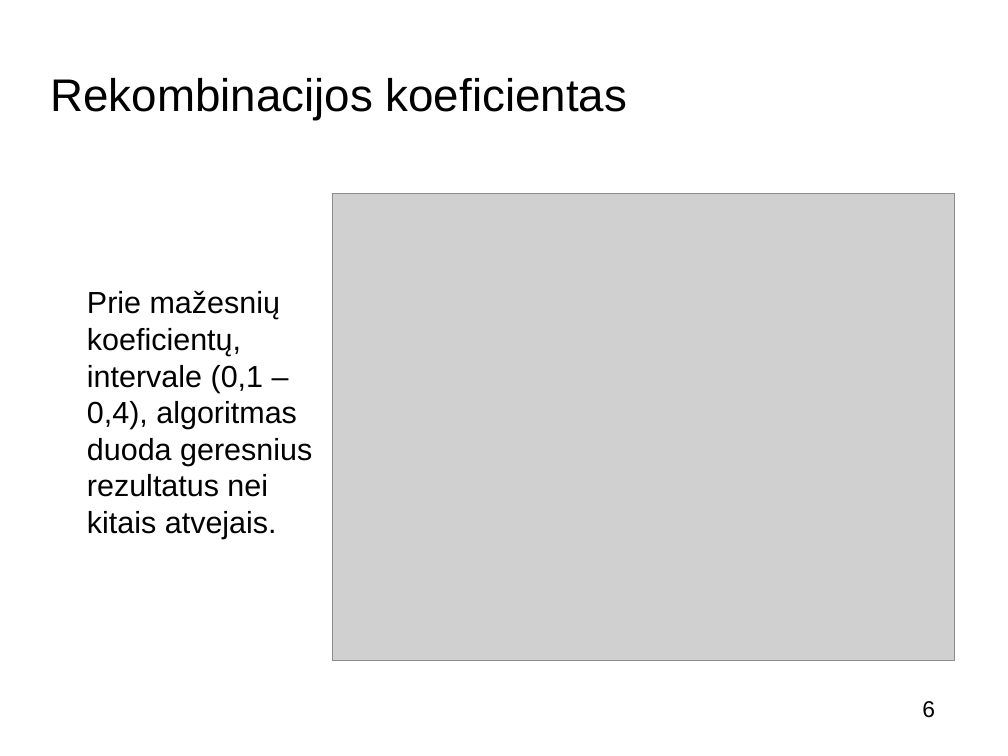
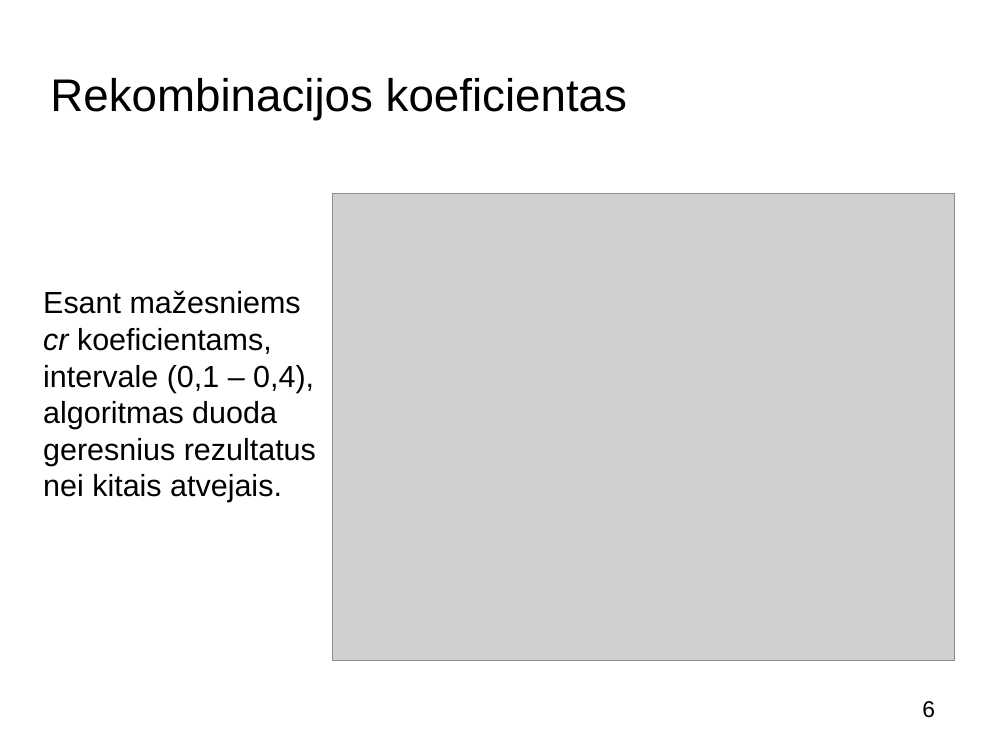
Before and after one commit to buz-zard/_archive, a slide deck: slide 6 of final-thesis/doc/presentation_[K.Š.].odp. Drawn at 1008x756 pixels with LibreOffice and Linux fonts; fonts in the diff are those of the drawing; grey boxes stand for pictures; background and template pictures are left out. Boxes give left, top, right and bottom in pixels: in the first picture for what was removed or moved away, otherwise in the second. Text is boxed around its words. In the diff, an @@ line names an element or a change of style, - is before the commit and + after.

```diff
--- a/final-thesis/doc/presentation_[K.Š.].odp
+++ b/final-thesis/doc/presentation_[K.Š.].odp
@@ text at [43, 290, 316, 502]: text changed @@
-Prie mažesnių koeficientų, intervale (0,1 – 0,4), algoritmas duoda geresnius rezultatus nei kitais atvejais.
+Esant mažesniems cr koeficientams, intervale (0,1 – 0,4), algoritmas duoda geresnius rezultatus nei kitais atvejais.
```
Also in this commit, not shown: 8 other slides changed, 2 slides added, 3 slides removed, 1 other file.
